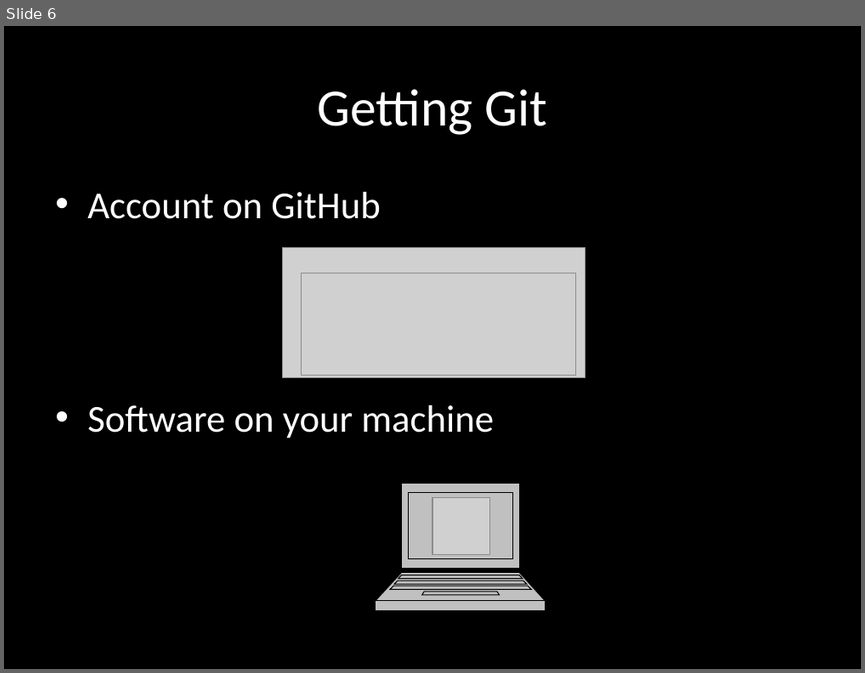
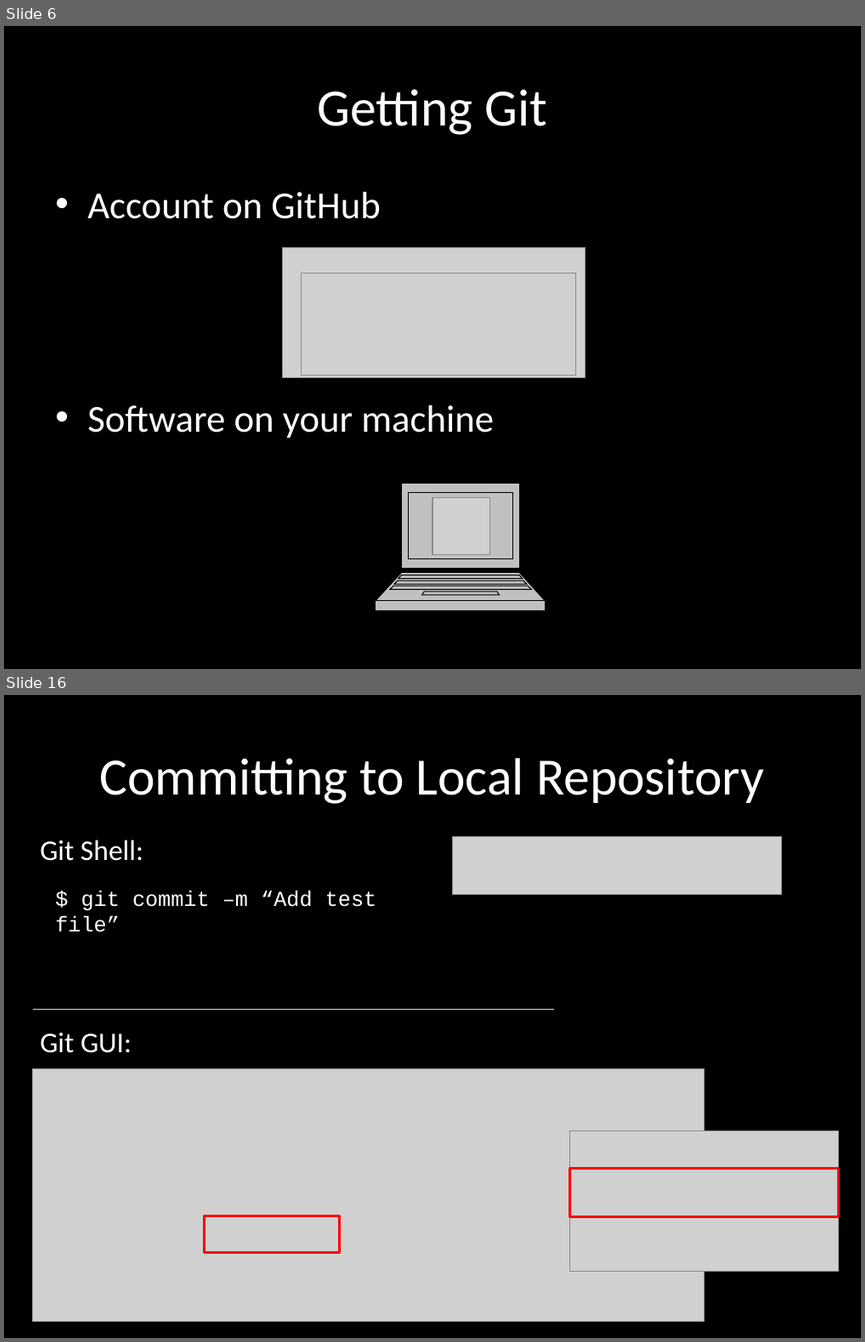
Before and after one commit to vgdev/git-guide, a slide deck: Git.pptx. Shown one above the other, each under a label of ours: slide 6 before the commit, slides 6 and 16 after it; the slides between them are not shown. The pictures are 865x673 and 865x1342 pixels, drawn with LibreOffice and Linux fonts; fonts in the diff are those of the drawing; grey boxes stand for pictures. Boxes give left, top, right and bottom in pixels: in the first picture for what was removed or moved away, otherwise in the second. Text is boxed around its words. In the diff, an @@ line names an element or a change of style, - is before the commit and + after.

```diff
--- a/Git.pptx
+++ b/Git.pptx
@@ slide 16 added at (x1=4, y1=695, x2=861, y2=1338), background #000000 @@
@@ title added at (x1=100, y1=758, x2=764, y2=804), 44 pt, text #FFFFFF @@
+Committing to Local Repository
@@ text added at (x1=40, y1=839, x2=143, y2=861), 24 pt, text #FFFFFF @@
+Git Shell:
@@ picture added at (x1=452, y1=836, x2=781, y2=895) @@
@@ text added at (x1=55, y1=891, x2=376, y2=932), 18 pt, text #FFFFFF @@
+$ git commit –m “Add test file”
@@ line added from (32, 1009) to (554, 1009), #D8D8D8 0.75 pt @@
@@ text added at (x1=40, y1=1032, x2=132, y2=1053), 24 pt, text #FFFFFF @@
+Git GUI:
@@ picture added at (x1=32, y1=1068, x2=704, y2=1321) @@
@@ picture added at (x1=569, y1=1130, x2=839, y2=1270) @@
@@ rectangle added at (x1=569, y1=1168, x2=839, y2=1216), outline #FF0000 2 pt @@
@@ rectangle added at (x1=204, y1=1216, x2=339, y2=1252), outline #FF0000 2 pt @@
```
Also in this commit, not shown: 1 slide changed, 25 other slides added.
